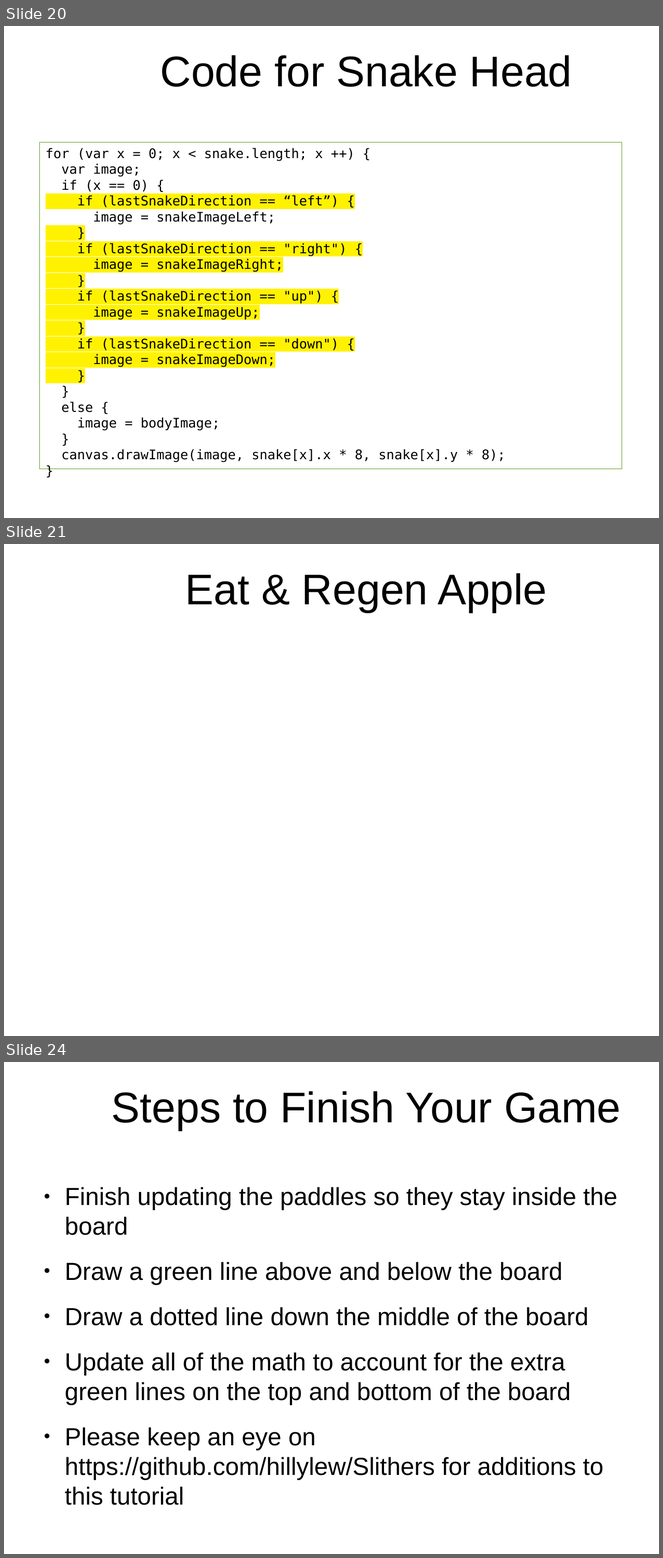
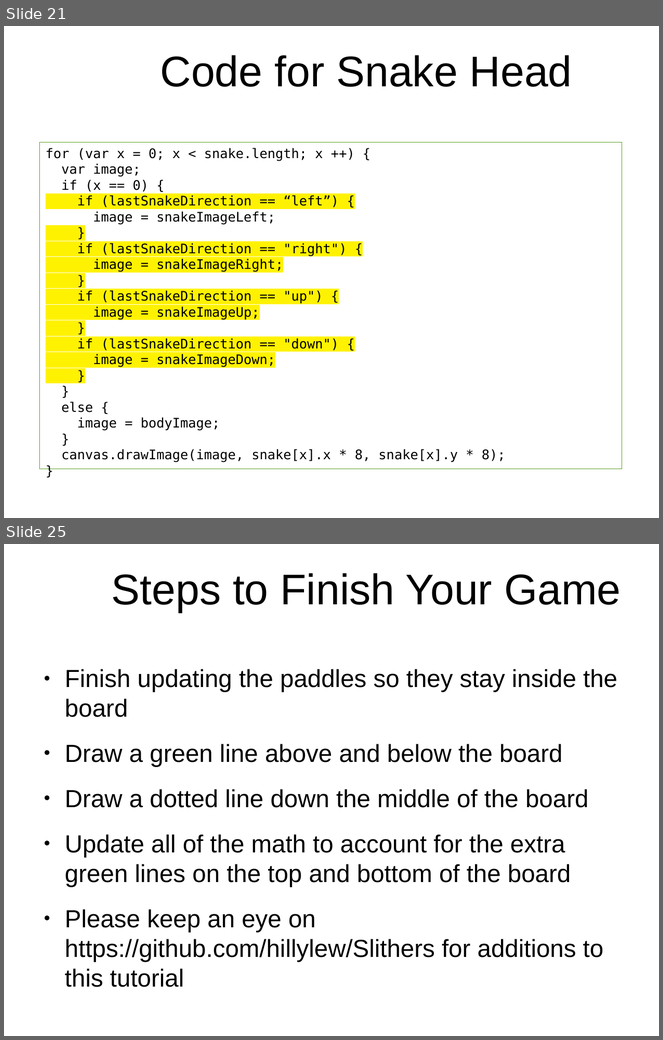
Before and after one commit to originalgrego/Slithers, a slide deck: Slithers - Explorathon 2018.odp. Shown one above the other, each under a label of ours: slides 20, 21 and 24 before the commit, slides 21 and 25 after it; the slides between them are not shown. The pictures are 663x1558 and 663x1040 pixels, drawn with LibreOffice and Linux fonts; fonts in the diff are those of the drawing; background and template pictures are left out. Boxes give left, top, right and bottom in pixels: in the first picture for what was removed or moved away, otherwise in the second. Text is boxed around its words. In the diff, an @@ line names an element or a change of style, - is before the commit and + after.

```diff
--- a/Slithers - Explorathon 2018.odp
+++ b/Slithers - Explorathon 2018.odp
@@ slide 21 removed at <box>4,544,659,1036</box>, background picture (left out) @@
@@ title removed at <box>185,573,547,612</box> @@
-Eat & Regen Apple
@@ what was slide 20 is now slide 21 @@
@@ what was slide 24 is now slide 25 @@
```
Also in this commit, not shown: 1 slide changed, 4 slides added, 2 other slides removed, 1 other file.
